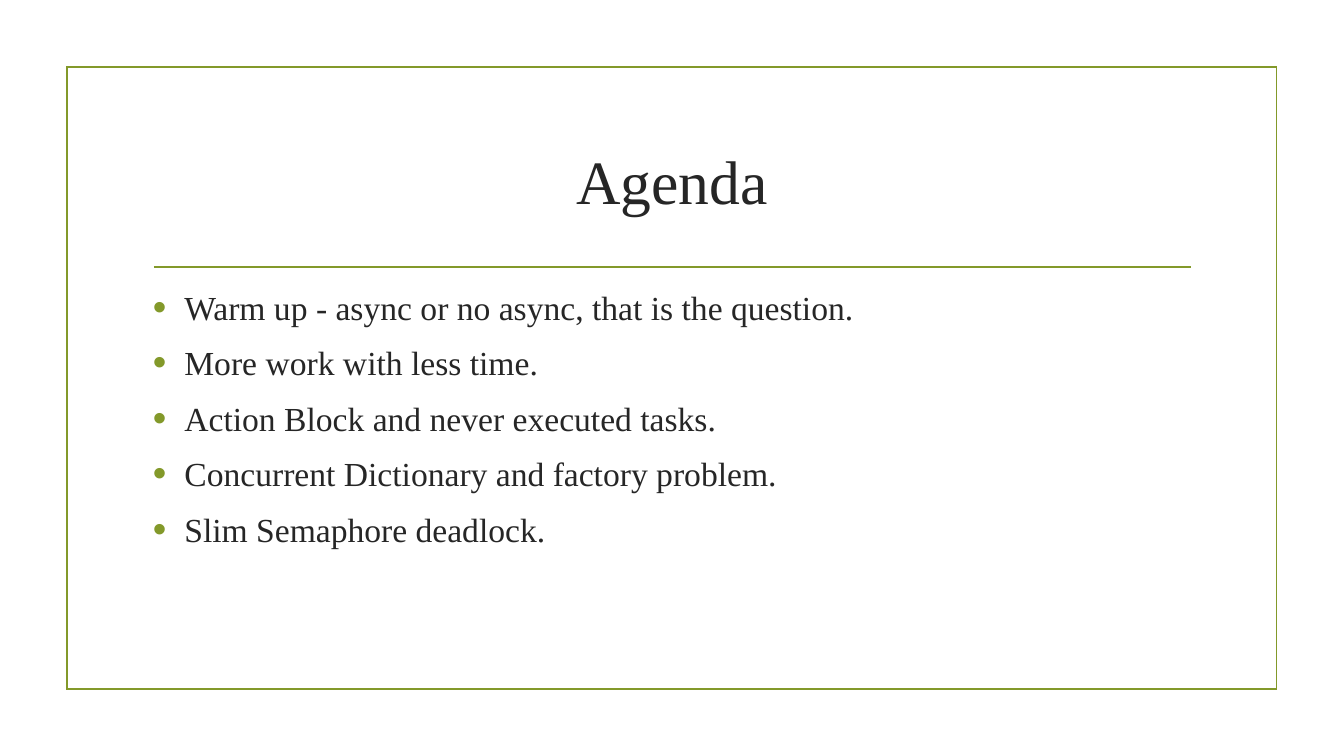
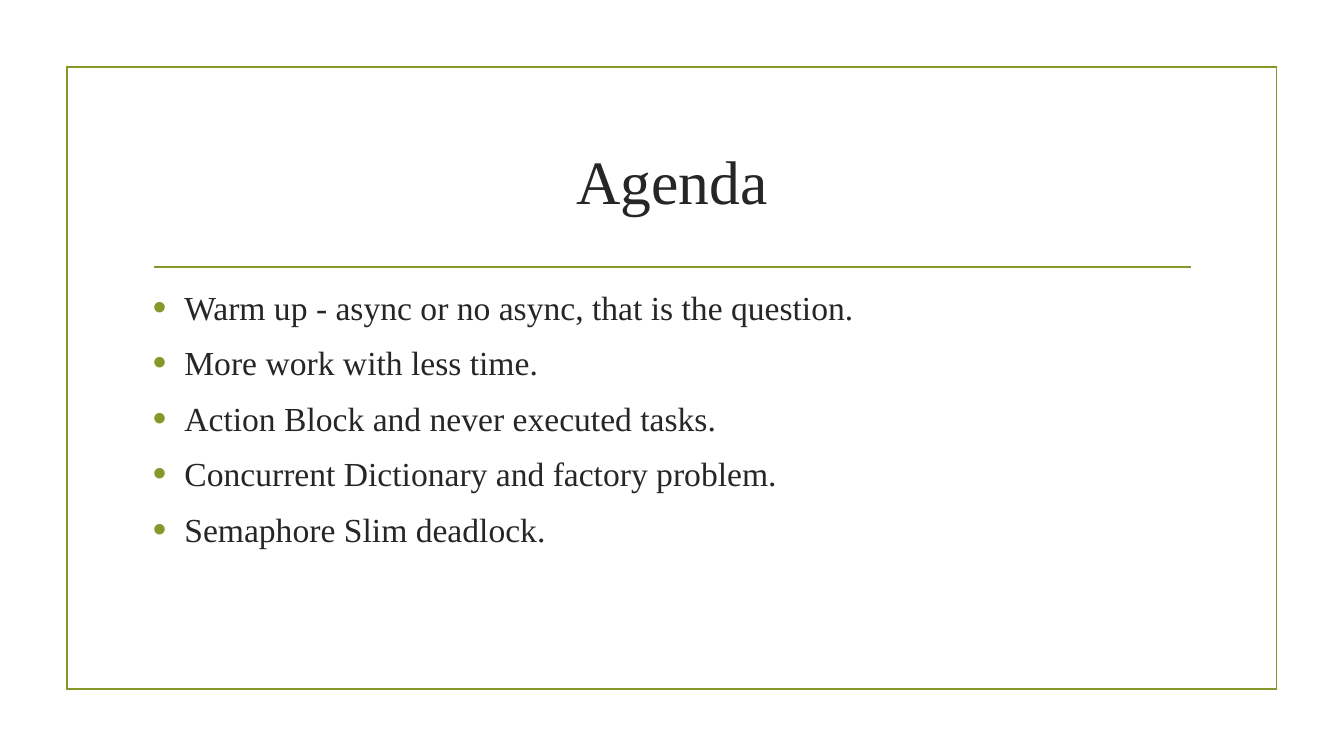
Before and after one commit to MariuszKrzanowski/asynchronous-intuition, a slide deck: slide 4 of slides/AsynchronousIntuition.pptx. Drawn at 1344x756 pixels with LibreOffice and Linux fonts; fonts in the diff are those of the drawing; background and template pictures are left out. Boxes give left, top, right and bottom in pixels: in the first picture for what was removed or moved away, otherwise in the second. Text is boxed around its words. In the diff, an @@ line names an element or a change of style, - is before the commit and + after.

Commit message:
Slides update

```diff
--- a/slides/AsynchronousIntuition.pptx
+++ b/slides/AsynchronousIntuition.pptx
@@ text at (184, 518, 546, 548): text changed @@
-• Slim Semaphore deadlock.
+• Semaphore Slim deadlock.
```
